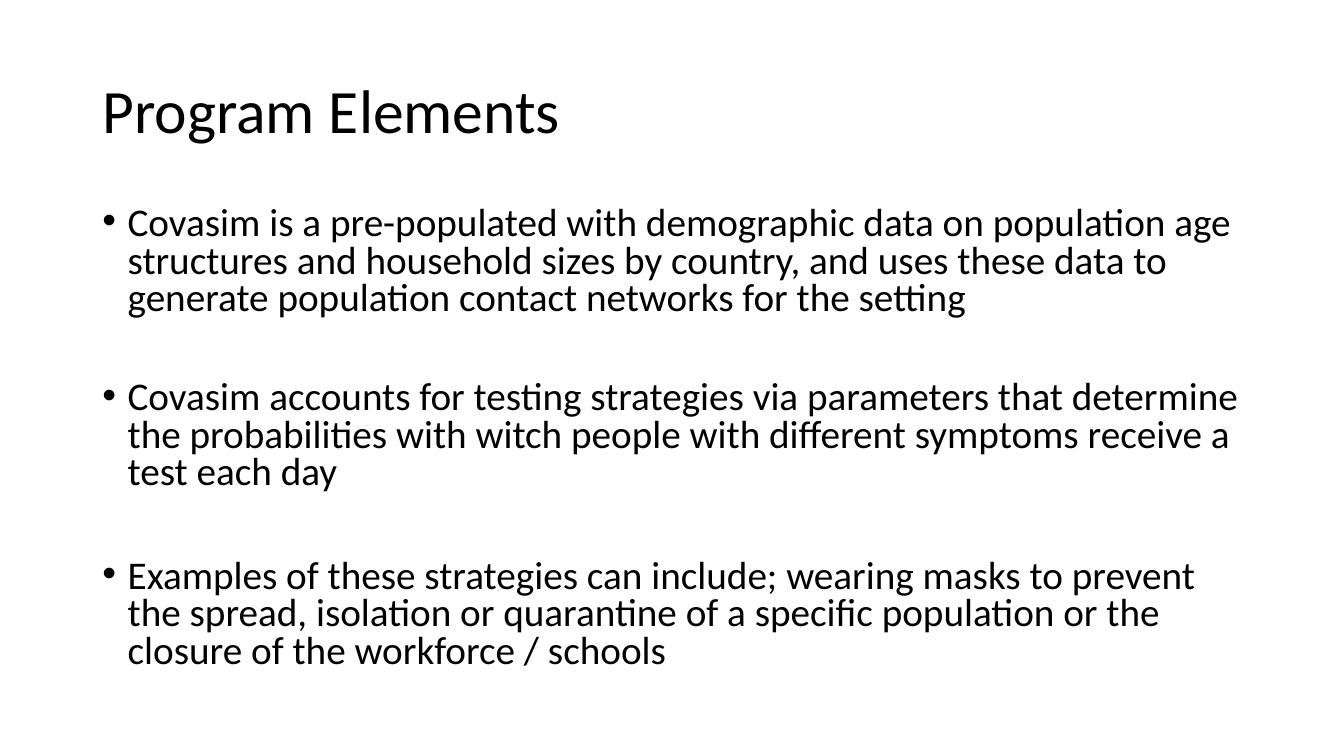
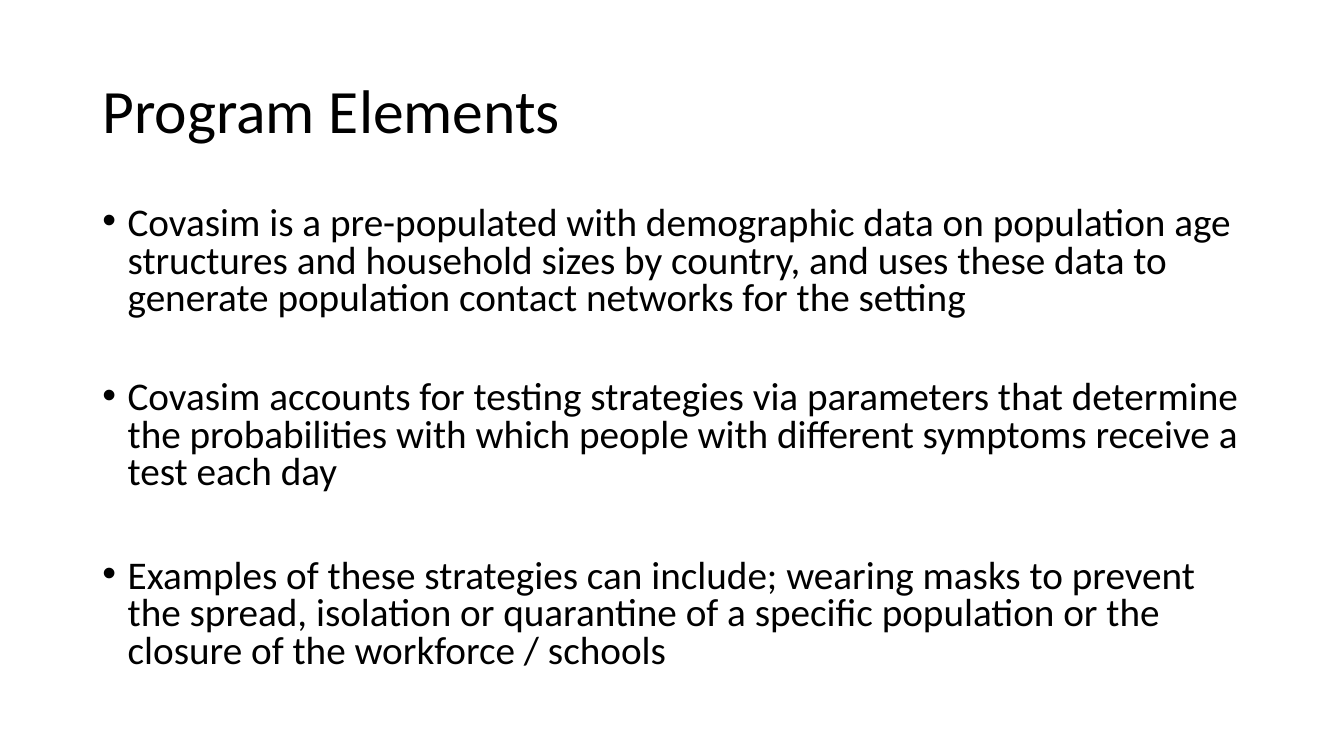
Before and after one commit to ImranJuma/covasim_modeling, a slide deck: slide 4 of Results/Covasim_Analysis_P3.pptx. Drawn at 1344x756 pixels with LibreOffice and Linux fonts; fonts in the diff are those of the drawing. Boxes give left, top, right and bottom in pixels: in the first picture for what was removed or moved away, otherwise in the second. Text is boxed around its words. In the diff, an @@ line names an element or a change of style, - is before the commit and + after.

```diff
--- a/Results/Covasim_Analysis_P3.pptx
+++ b/Results/Covasim_Analysis_P3.pptx
@@ text at (x1=128, y1=382, x2=1238, y2=492): text changed @@
-• Covasim accounts for testing strategies via parameters that determine the probabilities with witch people with different symptoms receive a test each day
+• Covasim accounts for testing strategies via parameters that determine the probabilities with which people with different symptoms receive a test each day
```
Also in this commit, not shown: 6 other slides changed, 1 slide removed, 11 other files.
